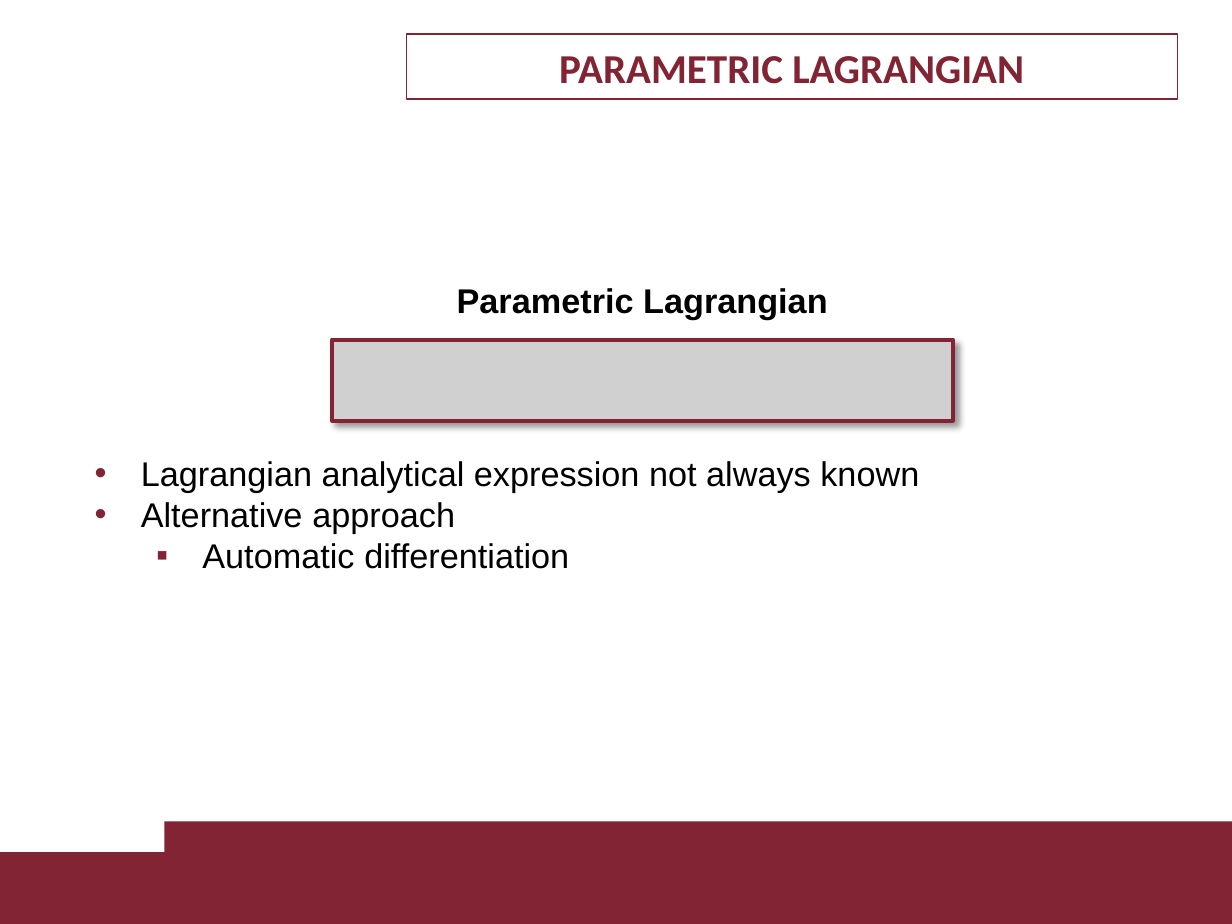
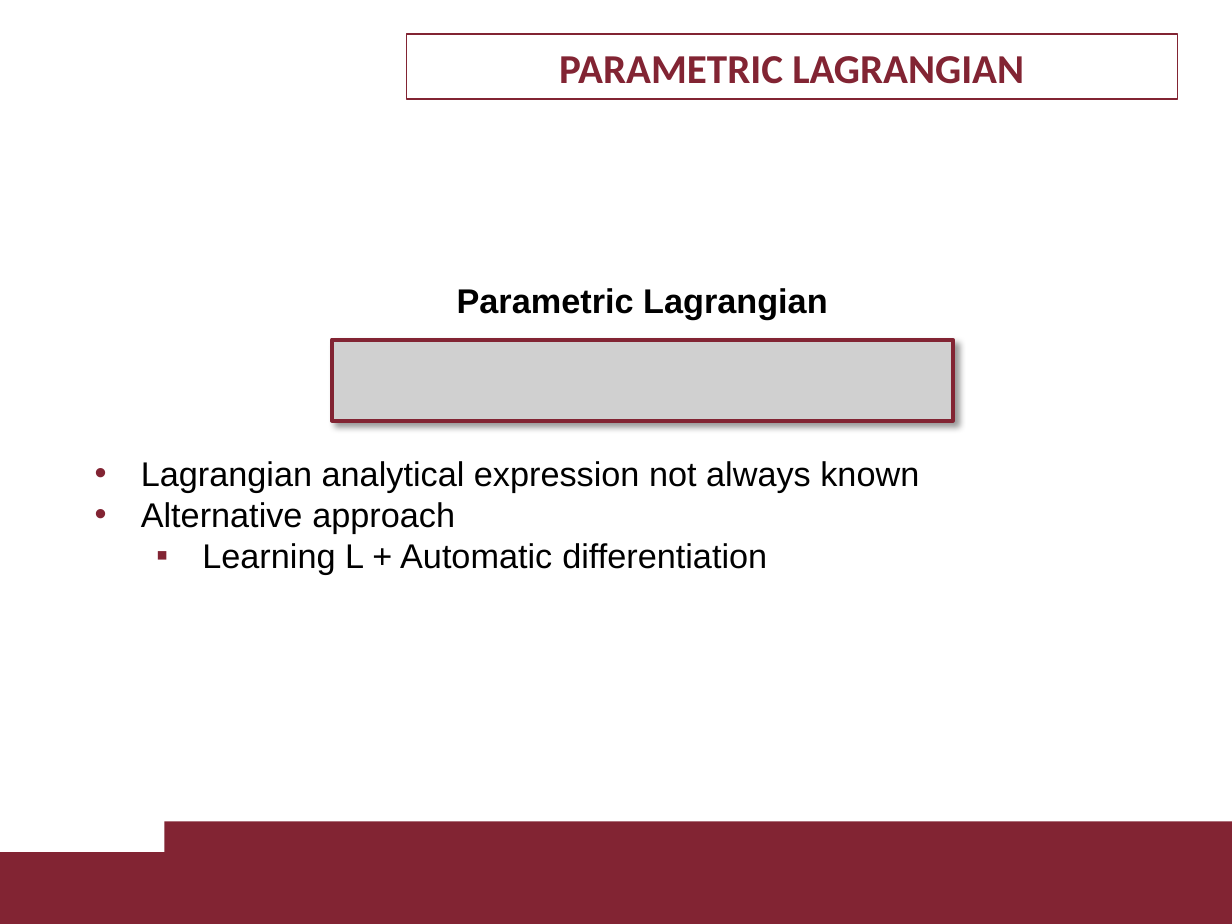
Before and after one commit to LorCir28/lagrangian_neural_network_with_PDcontroller_gravity_cancellation, a slide deck: slide 4 of presentation/1895955_1884561.pptx. Drawn at 1232x924 pixels with LibreOffice and Linux fonts; fonts in the diff are those of the drawing; grey boxes stand for pictures; background and template pictures are left out. Boxes give left, top, right and bottom in pixels: in the first picture for what was removed or moved away, otherwise in the second. Text is boxed around its words. In the diff, an @@ line names an element or a change of style, - is before the commit and + after.

```diff
--- a/presentation/1895955_1884561.pptx
+++ b/presentation/1895955_1884561.pptx
@@ text at bbox=[202, 543, 767, 574]: text changed @@
-  ▪ Automatic differentiation
+  ▪ Learning L + Automatic differentiation
```
Also in this commit, not shown: 10 other slides changed, 1 slide removed, 3 other files.
